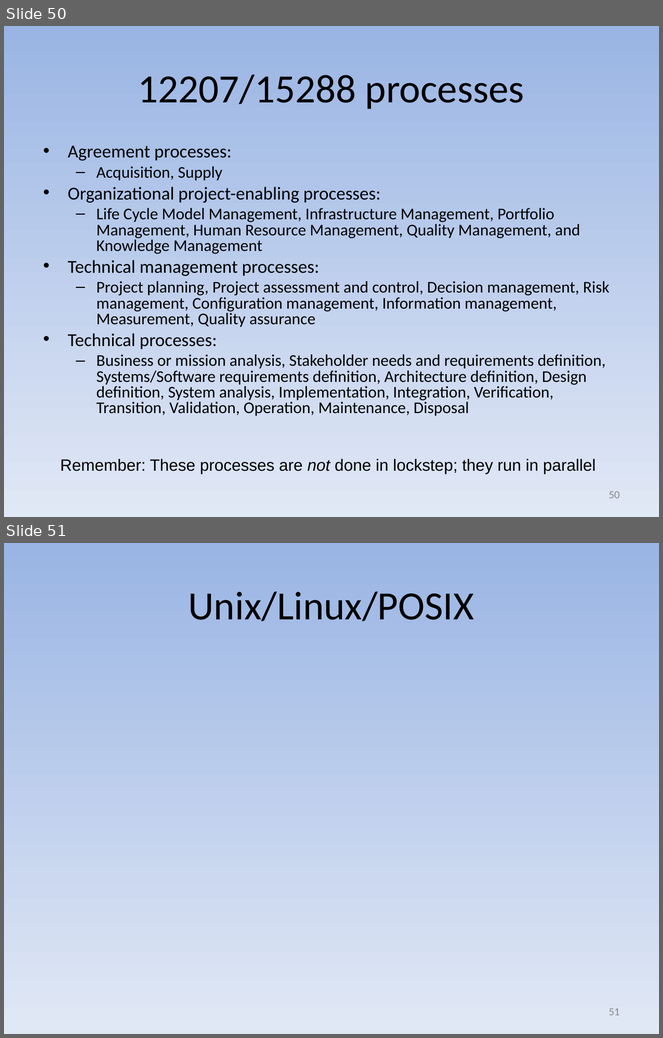
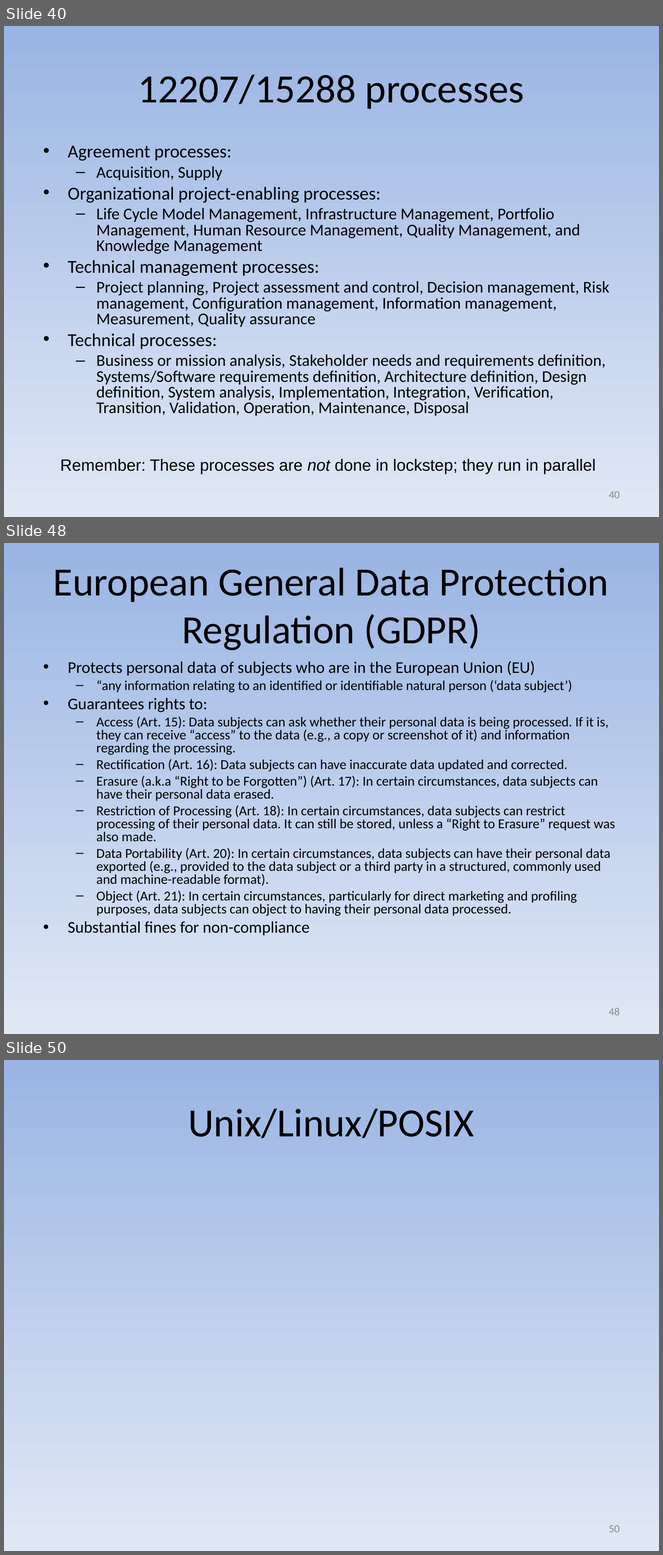
Before and after one commit to david-a-wheeler/david-a-wheeler.github.io, a slide deck: secure-class/presentations/Secure-Software-1-Introduction.ppt. Shown one above the other, each under a label of ours: slides 50 and 51 before the commit, slides 40, 48 and 50 after it; the slides between them are not shown. The pictures are 663x1038 and 663x1555 pixels, drawn with LibreOffice and Linux fonts; fonts in the diff are those of the drawing. Boxes give left, top, right and bottom in pixels: in the first picture for what was removed or moved away, otherwise in the second. Text is boxed around its words. In the diff, an @@ line names an element or a change of style, - is before the commit and + after.

```diff
--- a/secure-class/presentations/Secure-Software-1-Introduction.ppt
+++ b/secure-class/presentations/Secure-Software-1-Introduction.ppt
@@ slide 48 added at box(4, 543, 659, 1034), background gradient #9AB5E4 to #E1E8F5 @@
@@ title added at box(53, 567, 609, 651), 44 pt, text #000000 @@
+European General Data Protection Regulation (GDPR)
@@ text added at box(68, 661, 615, 936), 15 pt, text #000000 @@
+• Protects personal data of subjects who are in the European Union (EU)
+  – “any information relating to an identified or identifiable natural person (‘data subject’)
+• Guarantees rights to:
+  – Access (Art. 15): Data subjects can ask whether their personal data is being processed. If it is, they can receive “access” to the data (e.g., a copy or screenshot of it) and information regarding the processing.
+  – Rectification (Art. 16): Data subjects can have inaccurate data updated and corrected.
+  – Erasure (a.k.a “Right to be Forgotten”) (Art. 17): In certain circumstances, data subjects can have their personal data erased.
+  – Restriction of Processing (Art. 18): In certain circumstances, data subjects can restrict processing of their personal data. It can still be stored, unless a “Right to Erasure” request was also made.
+  – Data Portability (Art. 20): In certain circumstances, data subjects can have their personal data exported (e.g., provided to the data subject or a third party in a structured, commonly used and machine-readable format).
+  – Object (Art. 21): In certain circumstances, particularly for direct marketing and profiling purposes, data subjects can object to having their personal data processed.
+• Substantial fines for non-compliance
@@ page number added at box(609, 1008, 620, 1016), 12 pt, text #898989 @@
+48
@@ what was slide 50 is now slide 40 @@
@@ page number at box(609, 491, 620, 499): text changed @@
-50
+40
@@ what was slide 51 is now slide 50 @@
@@ page number at box(609, 1525, 620, 1533): text changed @@
-51
+50
```
Also in this commit, not shown: 2 slides changed, 8 other slides added, 2 other files.
